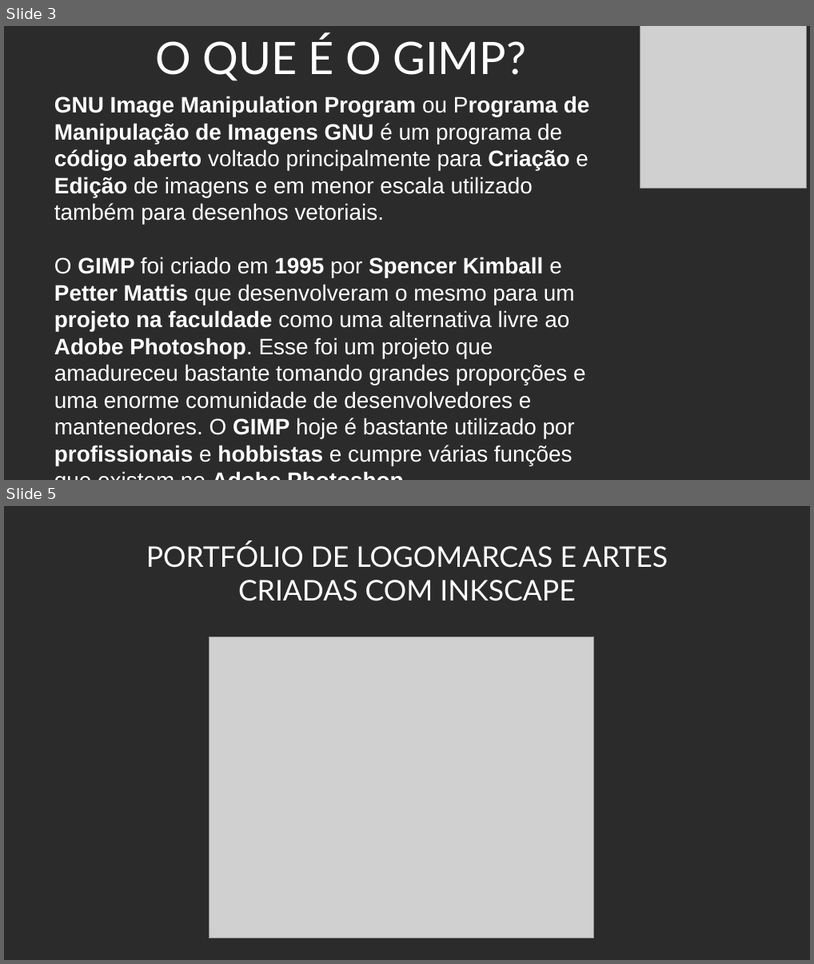
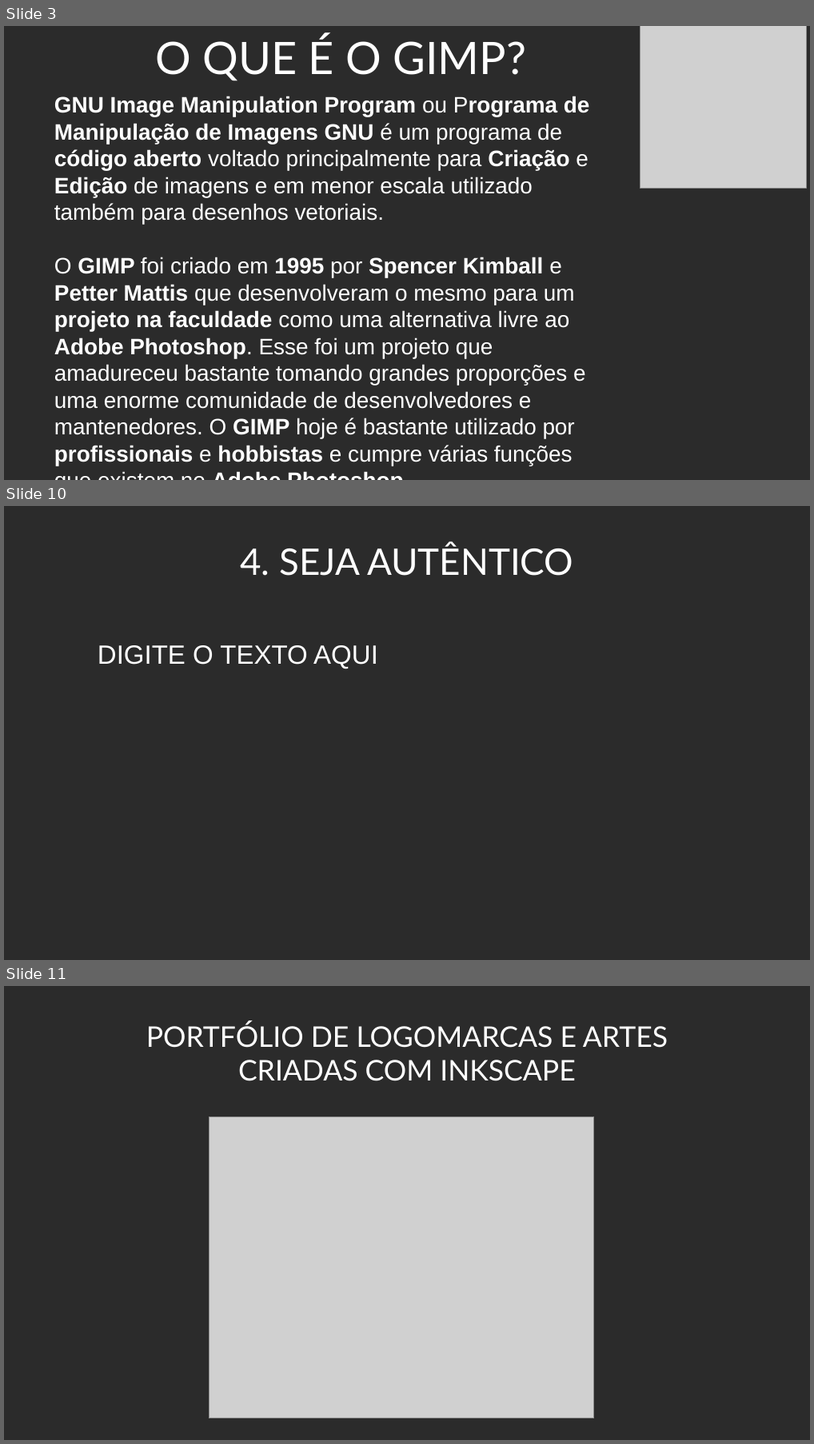
Before and after one commit to Doginnn/expotec2020, a slide deck: palestras/Expotec_2020_Criando logo INKSCAPE e GIMP.odp. Shown one above the other, each under a label of ours: slides 3 and 5 before the commit, slides 3, 10 and 11 after it; the slides between them are not shown. The pictures are 814x964 and 814x1444 pixels, drawn with LibreOffice and Linux fonts; fonts in the diff are those of the drawing; grey boxes stand for pictures; background and template pictures are left out; a plain dark background stands for a picture behind light text. Boxes give left, top, right and bottom in pixels: in the first picture for what was removed or moved away, otherwise in the second. Text is boxed around its words. In the diff, an @@ line names an element or a change of style, - is before the commit and + after.

```diff
--- a/palestras/Expotec_2020_Criando logo INKSCAPE e GIMP.odp
+++ b/palestras/Expotec_2020_Criando logo INKSCAPE e GIMP.odp
@@ slide 10 added at bbox=[4, 506, 810, 960], background picture (left out) @@
@@ text added at bbox=[240, 543, 574, 576], 36 pt, text #FFFFFF @@
+4. SEJA AUTÊNTICO
@@ text added at bbox=[98, 645, 378, 669], 26 pt, text #FFFFFF @@
+DIGITE O TEXTO AQUI
@@ what was slide 5 is now slide 11 @@
```
Also in this commit, not shown: 6 other slides added, 2 slides removed.
